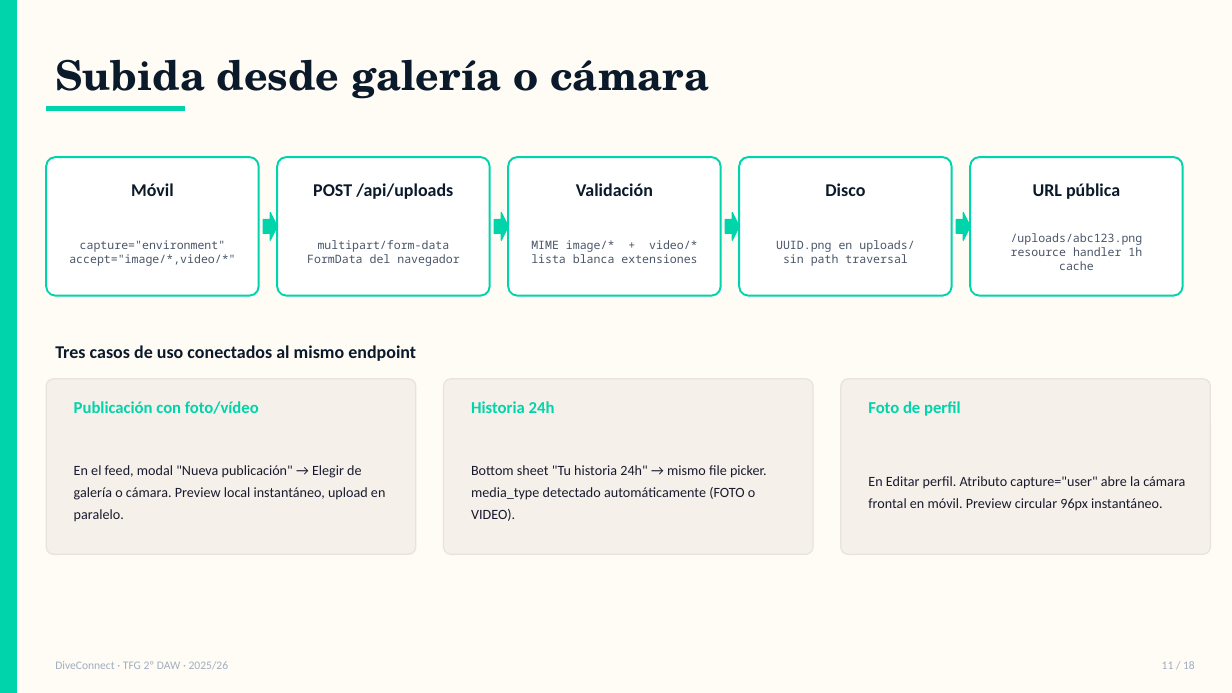
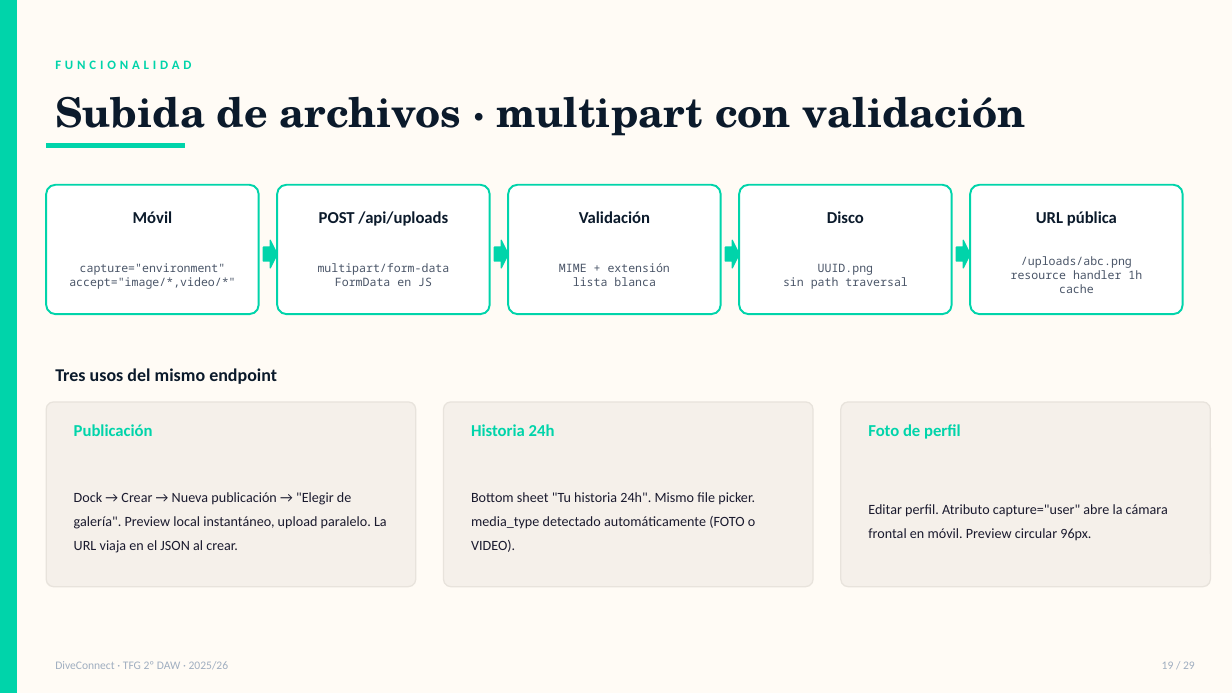
Before and after one commit to mmordoe685/diveconnect, a slide deck: slide 20 of docs/DiveConnect-Defensa.pptx (slide 12 before the commit). Drawn at 1232x693 pixels with LibreOffice and Linux fonts; fonts in the diff are those of the drawing. Boxes give left, top, right and bottom in pixels: in the first picture for what was removed or moved away, otherwise in the second. Text is boxed around its words. In the diff, an @@ line names an element or a change of style, - is before the commit and + after.

```diff
--- a/docs/DiveConnect-Defensa.pptx
+++ b/docs/DiveConnect-Defensa.pptx
@@ text at [55,60,191,69]: text changed; size 32 to 10 pt; font TeX Gyre Schola to Calibri; text colour #0B1A2B to #00D4AA @@
-Subida desde galería o cámara
+FUNCIONALIDAD
@@ text added at [55,96,1026,136], 32 pt, text #0B1A2B, bold @@
+Subida de archivos · multipart con validación
@@ rectangle: place and size @@
-rectangle at [46,106,185,111]
+rectangle at [46,143,185,148]
@@ rounded rectangle: place and size @@
-rounded rectangle at [46,157,259,296]
+rounded rectangle at [46,185,259,314]
@@ rounded rectangle: place and size @@
-rounded rectangle at [277,157,490,296]
+rounded rectangle at [277,185,490,314]
@@ rounded rectangle: place and size @@
-rounded rectangle at [508,157,721,296]
+rounded rectangle at [508,185,721,314]
@@ rounded rectangle: place and size @@
-rounded rectangle at [739,157,952,296]
+rounded rectangle at [739,185,952,314]
@@ 5 texts: place and size @@
-5 texts at [131,183,1120,199]
+5 texts at [133,211,1117,226]
@@ size 14 to 13 pt in 5 elements at [133,211,172,223], [319,211,448,226], [579,211,650,223], [827,211,864,223], [1036,211,1117,226] @@
@@ rounded rectangle: place and size @@
-rounded rectangle at [970,157,1183,296]
+rounded rectangle at [970,185,1183,314]
@@ 6 texts, 4 right arrows: place and size @@
-6 texts, 4 right arrows at [69,213,1143,416]
+6 texts, 4 right arrows at [69,240,1142,439]
@@ text at [559,263,670,286]: text changed @@
-MIME image/* + video/*
-lista blanca extensiones
+MIME + extensión
+lista blanca
@@ text at [818,263,873,275]: text changed @@
-UUID.png en uploads/
+UUID.png
@@ text at [1021,256,1132,268]: text changed @@
-/uploads/abc123.png
+/uploads/abc.png
@@ text at [335,277,432,286]: text changed @@
-FormData del navegador
+FormData en JS
@@ text at [55,368,277,384]: text changed @@
-Tres casos de uso conectados al mismo endpoint
+Tres usos del mismo endpoint
@@ rounded rectangle: place and size @@
-rounded rectangle at [46,379,416,555]
+rounded rectangle at [46,402,416,587]
@@ rounded rectangle: place and size @@
-rounded rectangle at [444,379,813,555]
+rounded rectangle at [444,402,813,587]
@@ proportions changed in 8 elements at [46,185,259,314], [277,185,490,314], [508,185,721,314], [739,185,952,314], [970,185,1183,314], [46,402,416,587], [444,402,813,587], [841,402,1211,587] @@
@@ rounded rectangle: place and size @@
-rounded rectangle at [841,379,1211,555]
+rounded rectangle at [841,402,1211,587]
@@ text at [74,424,153,436]: text changed @@
-Publicación con foto/vídeo
+Publicación
@@ text at [74,492,387,553]: text changed @@
-En el feed, modal "Nueva publicación" → Elegir de galería o cámara. Preview local instantáneo, upload en paralelo.
+Dock → Crear → Nueva publicación → "Elegir de galería". Preview local instantáneo, upload paralelo. La URL viaja en el JSON al crear.
@@ text at [471,492,755,552]: text changed @@
-Bottom sheet "Tu historia 24h" → mismo file picker. media_type detectado automáticamente (FOTO o VIDEO).
+Bottom sheet "Tu historia 24h". Mismo file picker. media_type detectado automáticamente (FOTO o VIDEO).
@@ text at [868,504,1168,540]: text changed @@
-En Editar perfil. Atributo capture="user" abre la cámara frontal en móvil. Preview circular 96px instantáneo.
+Editar perfil. Atributo capture="user" abre la cámara frontal en móvil. Preview circular 96px.
@@ text at [1162,661,1195,669]: text changed @@
-11 / 18
+19 / 29
```
Also in this commit, not shown: 10 other slides changed, 19 slides added, 7 slides removed, 2 other files.
